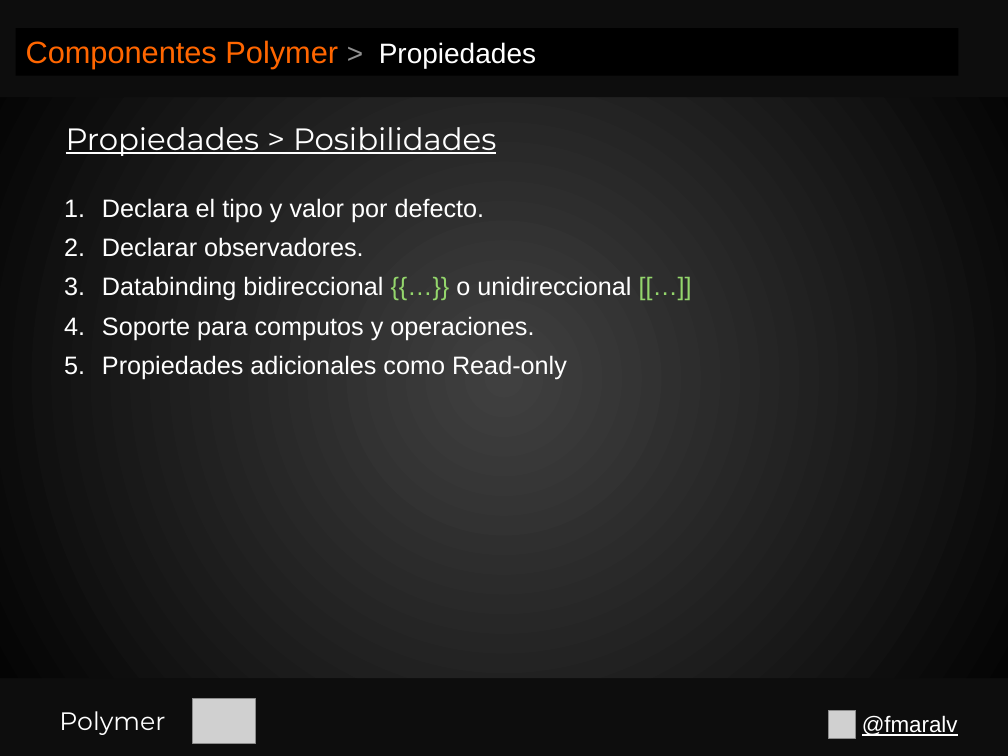
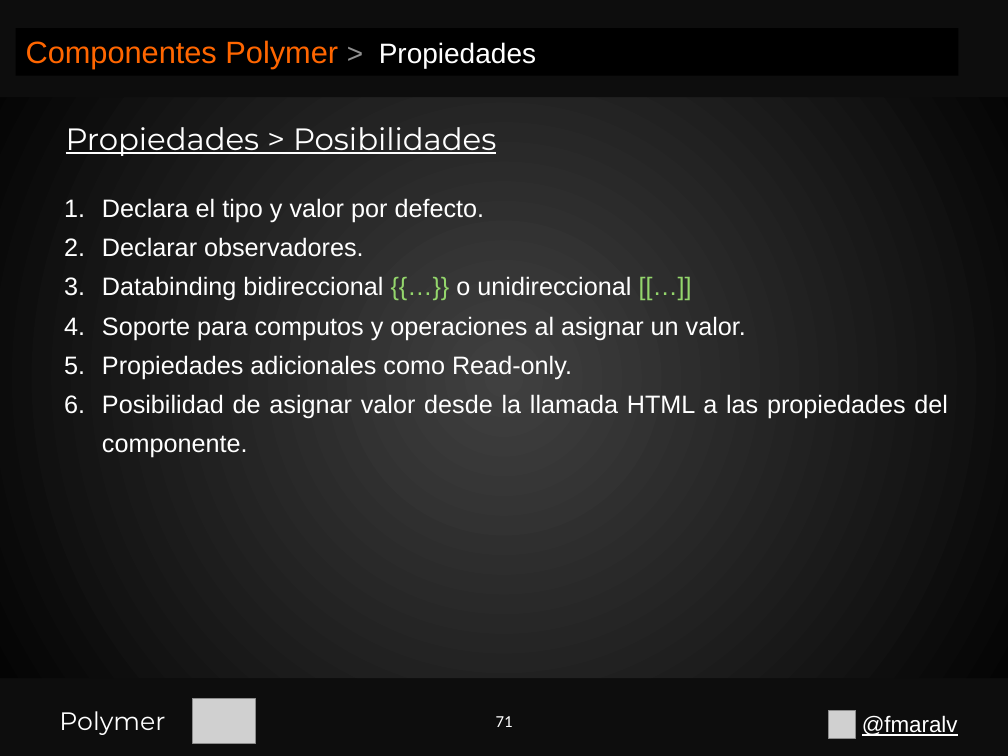
Before and after one commit to fmaralv/Presentacion, a slide deck: slide 71 of Polymer.pptx (slide 68 before the commit). Drawn at 1008x756 pixels with LibreOffice and Linux fonts; fonts in the diff are those of the drawing; grey boxes stand for pictures. Boxes give left, top, right and bottom in pixels: in the first picture for what was removed or moved away, otherwise in the second. Text is boxed around its words. In the diff, an @@ line names an element or a change of style, - is before the commit and + after.

```diff
--- a/Polymer.pptx
+++ b/Polymer.pptx
@@ text at [102,316,948,458]: text changed @@
-4. Soporte para computos y operaciones.
-5. Propiedades adicionales como Read-only
+4. Soporte para computos y operaciones al asignar un valor.
+5. Propiedades adicionales como Read-only.
+6. Posibilidad de asignar valor desde la llamada HTML a las propiedades del componente.
@@ page number added at [496,716,513,727], 12 pt, text #FFFFFF @@
+71
```
Also in this commit, not shown: 68 other slides changed, 35 slides added, 2 slides removed.
